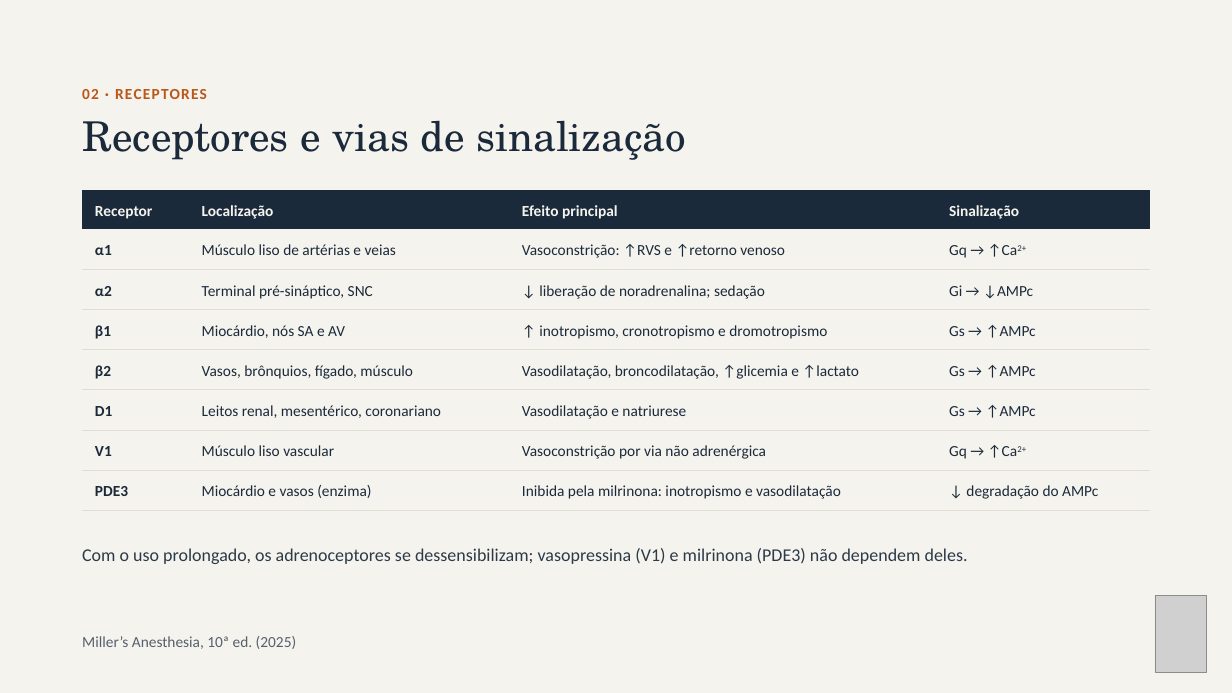
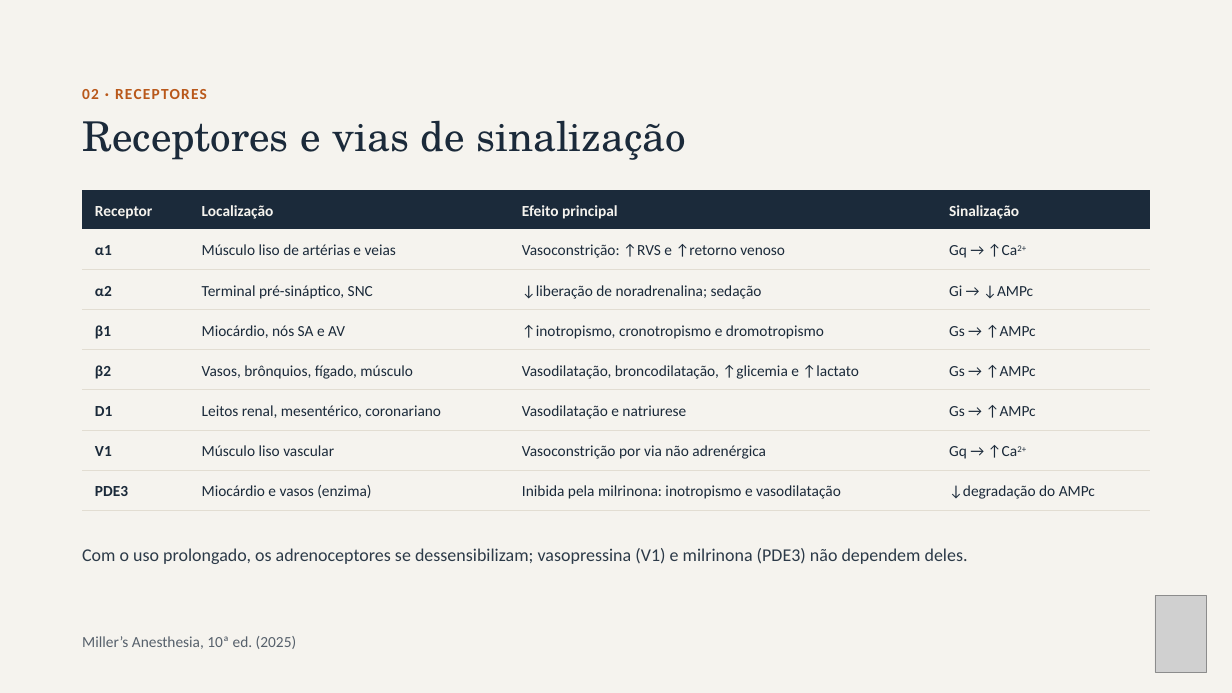
Before and after one commit to brunomoraesdubois-bit/Bruno, a slide deck: slide 5 of apresentacao/Aminas_Vasoativas.pptx. Drawn at 1232x693 pixels with LibreOffice and Linux fonts; fonts in the diff are those of the drawing; grey boxes stand for pictures. Boxes give left, top, right and bottom in pixels: in the first picture for what was removed or moved away, otherwise in the second. Text is boxed around its words. In the diff, an @@ line names an element or a change of style, - is before the commit and + after.

```diff
--- a/apresentacao/Aminas_Vasoativas.pptx
+++ b/apresentacao/Aminas_Vasoativas.pptx
@@ table at box(82, 190, 1151, 503) @@
-row 3, column 3: ↓ liberação de noradrenalina; sedação
+row 3, column 3: ↓liberação de noradrenalina; sedação
-row 4, column 3: ↑ inotropismo, cronotropismo e dromotropismo
+row 4, column 3: ↑inotropismo, cronotropismo e dromotropismo
-row 8, column 4: ↓ degradação do AMPc
+row 8, column 4: ↓degradação do AMPc
```
Also in this commit, not shown: 8 other slides changed, 39 other files.
